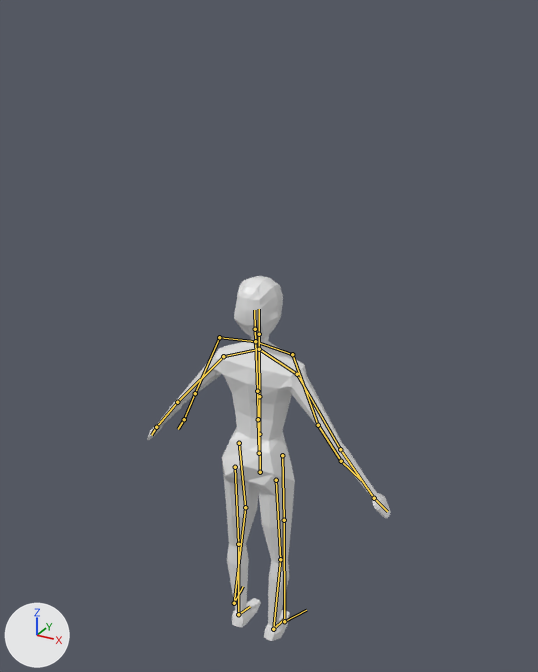
The Blender file Assets/Models/blend/charakter.blend: old version first, new version second.
The view is the same before and after, from a 50 mm lens placed at (1.48, -2.6, 2.95), pointed at (0.0, 0.09, 1.61). Every picture has the same lights, and +X, +Y and +Z are marked at lower left. The bones that bend it are drawn over the model as lines.

Names of what the first picture shows: 'charaket_mesh'.
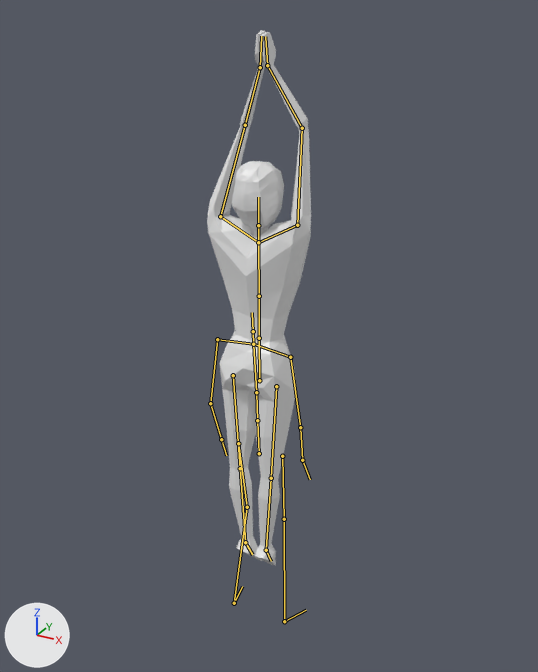
The newer file adds an action. The first version stands in its rest pose; the second is drawn at frame 18 of the action 'jumpingjack'.

Diff of the bpy script that builds the scene:
```diff
--- a/Assets/Models/blend/charakter.blend.py
+++ b/Assets/Models/blend/charakter.blend.py
@@ bone_root @@
 bone_root = bpy.data.objects['Armature'].pose.bones['ROOT']
-bone_root.location = (0.0, 0.0, 0.0)
+bone_root.location = (0.0, 0.488, 0.0)
@@ bone_shoulder_l @@
 bone_shoulder_l = bpy.data.objects['Armature'].pose.bones['shoulder.l']  # child of 'upper_spine'
-bone_shoulder_l.rotation_quaternion = (1.0, 0.0, 0.0, 0.0)  # degrees (0, 0, 0)
+bone_shoulder_l.rotation_quaternion = (0.916, 0.0, 0.0, 0.4)  # degrees (0, 0, 47)
@@ bone_upper_arm_l @@
 bone_upper_arm_l = bpy.data.objects['Armature'].pose.bones['upper_arm.l']  # child of 'shoulder.l'
-bone_upper_arm_l.location = (0.0, 0.0, 0.0)
-bone_upper_arm_l.rotation_quaternion = (1.0, 0.0, 0.0, 0.0)  # degrees (0, 0, 0)
+bone_upper_arm_l.location = (0.0, 0.0, -0.002)
+bone_upper_arm_l.rotation_quaternion = (0.622, 0.129, 0.058, 0.77)  # degrees (15, -7, 101)
@@ bone_lower_arm_l @@
 bone_lower_arm_l = bpy.data.objects['Armature'].pose.bones['lower_arm.l']  # child of 'upper_arm.l'
-bone_lower_arm_l.location = (0.0, 0.0, 0.0)
-bone_lower_arm_l.rotation_quaternion = (1.0, 0.0, 0.0, 0.0)  # degrees (0, 0, 0)
+bone_lower_arm_l.location = (0.0, 0.003, 0.003)
+bone_lower_arm_l.rotation_quaternion = (0.931, -0.326, 0.105, 0.123)  # degrees (-37, 16, 10)
@@ bone_hand_l @@
 bone_hand_l = bpy.data.objects['Armature'].pose.bones['hand.l']  # child of 'lower_arm.l'
-bone_hand_l.rotation_quaternion = (1.0, 0.0, 0.0, 0.0)  # degrees (0, 0, 0)
+bone_hand_l.rotation_quaternion = (0.989, 0.0, -0.047, -0.142)  # degrees (1, -5, -16)
@@ bone_shoulder_r @@
 bone_shoulder_r = bpy.data.objects['Armature'].pose.bones['shoulder.r']  # child of 'upper_spine'
-bone_shoulder_r.rotation_quaternion = (1.0, 0.0, 0.0, 0.0)  # degrees (0, 0, 0)
+bone_shoulder_r.rotation_quaternion = (0.904, 0.0, 0.0, 0.428)  # degrees (0, 0, 51)
@@ bone_upper_arm_r @@
 bone_upper_arm_r = bpy.data.objects['Armature'].pose.bones['upper_arm.r']  # child of 'shoulder.r'
-bone_upper_arm_r.location = (0.0, 0.0, 0.0)
-bone_upper_arm_r.rotation_quaternion = (1.0, 0.0, 0.0, 0.0)  # degrees (0, 0, 0)
+bone_upper_arm_r.location = (0.0, 0.0, -0.002)
+bone_upper_arm_r.rotation_quaternion = (0.65, -0.217, -0.063, 0.725)  # degrees (-23, 14, 94)
@@ bone_lower_arm_r @@
 bone_lower_arm_r = bpy.data.objects['Armature'].pose.bones['lower_arm.r']  # child of 'upper_arm.r'
-bone_lower_arm_r.rotation_quaternion = (1.0, 0.0, 0.0, 0.0)  # degrees (0, 0, 0)
+bone_lower_arm_r.rotation_quaternion = (0.92, 0.354, -0.112, 0.127)  # degrees (41, -17, 9)
@@ bone_hand_r @@
 bone_hand_r = bpy.data.objects['Armature'].pose.bones['hand.r']  # child of 'lower_arm.r'
-bone_hand_r.rotation_quaternion = (1.0, 0.0, 0.0, 0.0)  # degrees (0, 0, 0)
+bone_hand_r.rotation_quaternion = (0.983, -0.002, 0.071, -0.17)  # degrees (-2, 8, -20)
@@ bone_iktarget_l @@
 bone_iktarget_l = bpy.data.objects['Armature'].pose.bones['IKTarget.l']
-bone_iktarget_l.location = (0.0, 0.0, 0.0)
-bone_iktarget_l.rotation_quaternion = (1.0, 0.0, 0.0, 0.0)  # degrees (0, 0, 0)
+bone_iktarget_l.location = (-0.076, 0.0, 0.0)
+bone_iktarget_l.rotation_quaternion = (0.913, 0.409, 0.0, 0.0)  # degrees (48, 0, 0)
@@ bone_iktarget_r @@
 bone_iktarget_r = bpy.data.objects['Armature'].pose.bones['IKTarget.r']
-bone_iktarget_r.location = (0.0, 0.0, 0.0)
-bone_iktarget_r.rotation_quaternion = (1.0, 0.0, 0.0, 0.0)  # degrees (0, 0, 0)
+bone_iktarget_r.location = (0.003, 0.0, 0.071)
+bone_iktarget_r.rotation_quaternion = (0.913, -0.01, 0.0, 0.408)  # degrees (-1, 0, 48)
```

Where the change shows, as pixel boxes [x1, y1, x2, y2] in the pictures (538 x 672 px):
'charaket_mesh', posed (57% narrower, 46% taller)
    before: [147, 276, 391, 641]
    after: [207, 30, 311, 565]
bone 'ROOT', root to tip
    before: (260, 472) to (259, 434)
    after: (259, 380) to (259, 338)
bone 'shoulder.l', root to tip
    before: (259, 349) to (223, 356)
    after: (258, 242) to (220, 216)
bone 'upper_arm.l', root to tip
    before: (223, 356) to (177, 402)
    after: (220, 216) to (245, 125)
bone 'lower_arm.l', root to tip
    before: (177, 402) to (156, 427)
    after: (245, 125) to (260, 67)
bone 'hand.l', root to tip
    before: (156, 427) to (151, 435)
    after: (260, 67) to (261, 36)
bone 'shoulder.r', root to tip
    before: (259, 349) to (297, 374)
    after: (258, 242) to (297, 225)
bone 'upper_arm.r', root to tip
    before: (297, 374) to (340, 449)
    after: (297, 225) to (302, 128)
bone 'lower_arm.r', root to tip
    before: (340, 449) to (374, 498)
    after: (302, 128) to (267, 65)
bone 'hand.r', root to tip
    before: (374, 498) to (387, 511)
    after: (267, 65) to (265, 36)
